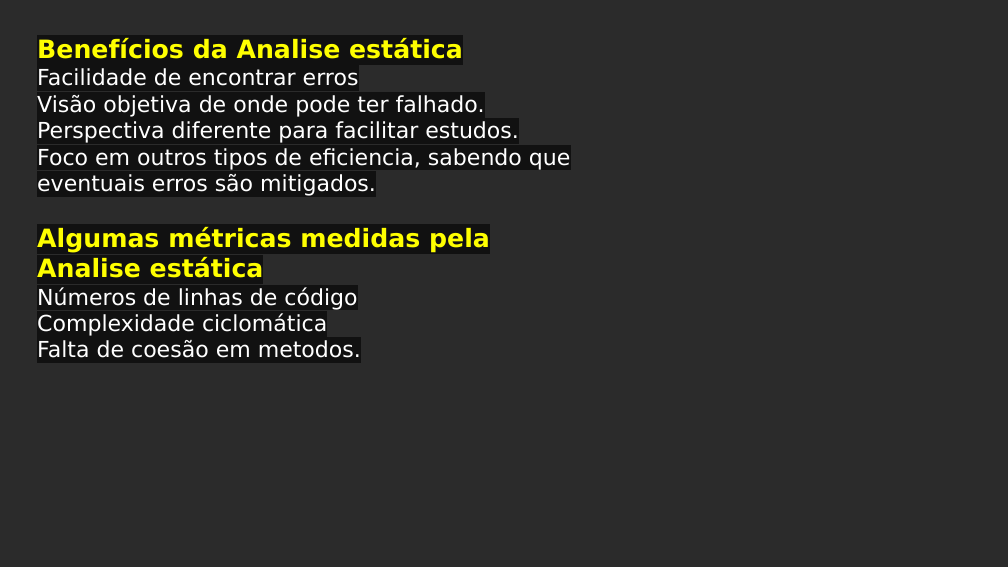
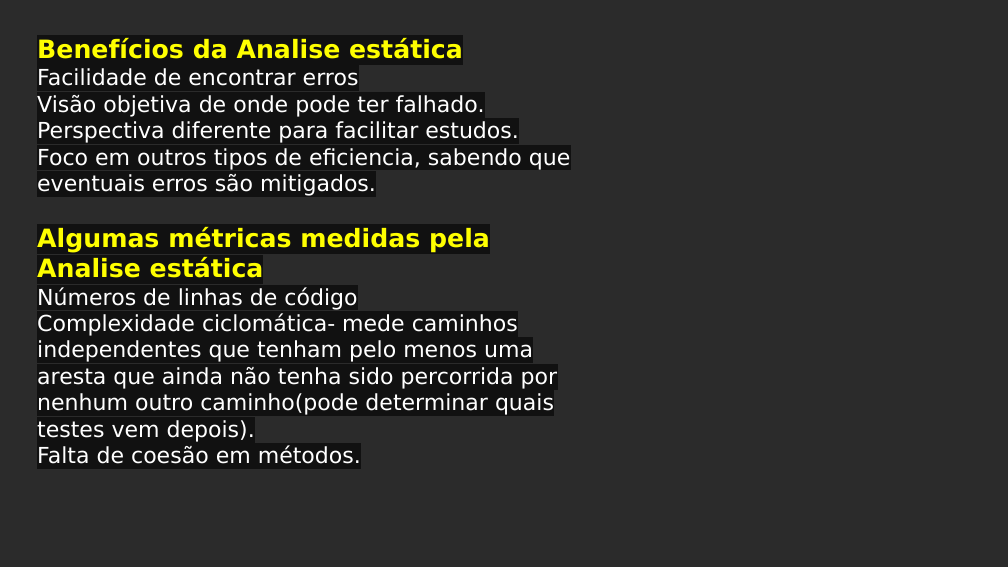
Before and after one commit to Giselesct/DaChristo, a slide deck: slide 4 of Sprint-14 Análise Estatica/CleartechSprint14.pptx. Drawn at 1008x567 pixels with LibreOffice and Linux fonts; fonts in the diff are those of the drawing; background and template pictures are left out; a plain dark background stands for a picture behind light text. Boxes give left, top, right and bottom in pixels: in the first picture for what was removed or moved away, otherwise in the second. Text is boxed around its words. In the diff, an @@ line names an element or a change of style, - is before the commit and + after.

```diff
--- a/Sprint-14 Análise Estatica/CleartechSprint14.pptx
+++ b/Sprint-14 Análise Estatica/CleartechSprint14.pptx
@@ text at box(37, 313, 558, 464): text changed @@
-Complexidade ciclomática
-Falta de coesão em metodos.
+Complexidade ciclomática- mede caminhos independentes que tenham pelo menos uma aresta que ainda não tenha sido percorrida por nenhum outro caminho(pode determinar quais testes vem depois).
+Falta de coesão em métodos.
```
Also in this commit, not shown: 1 other file.
